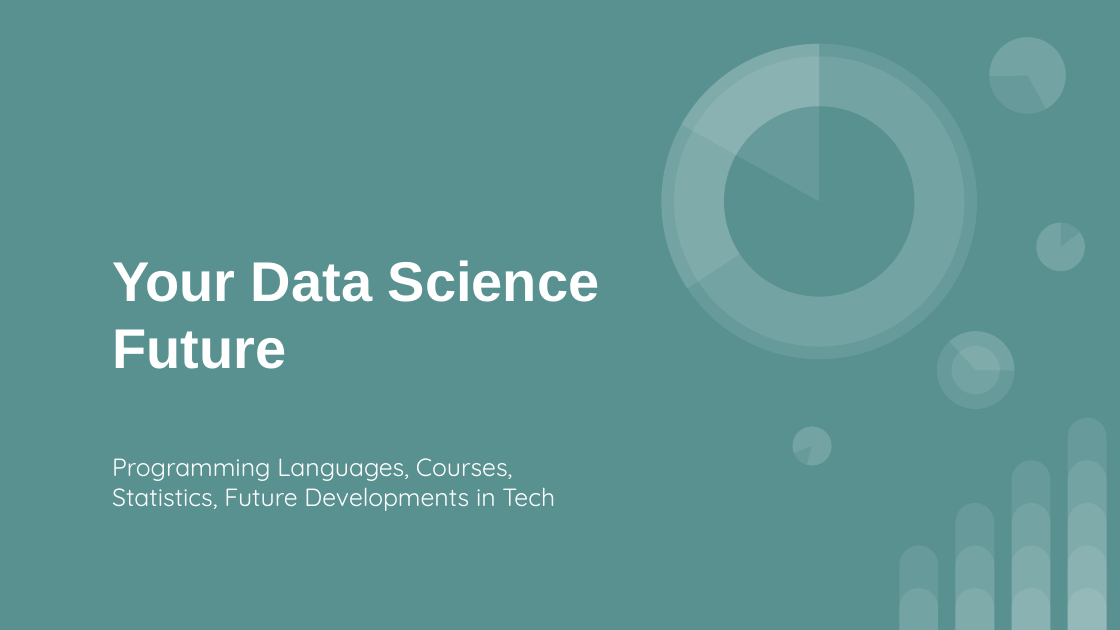
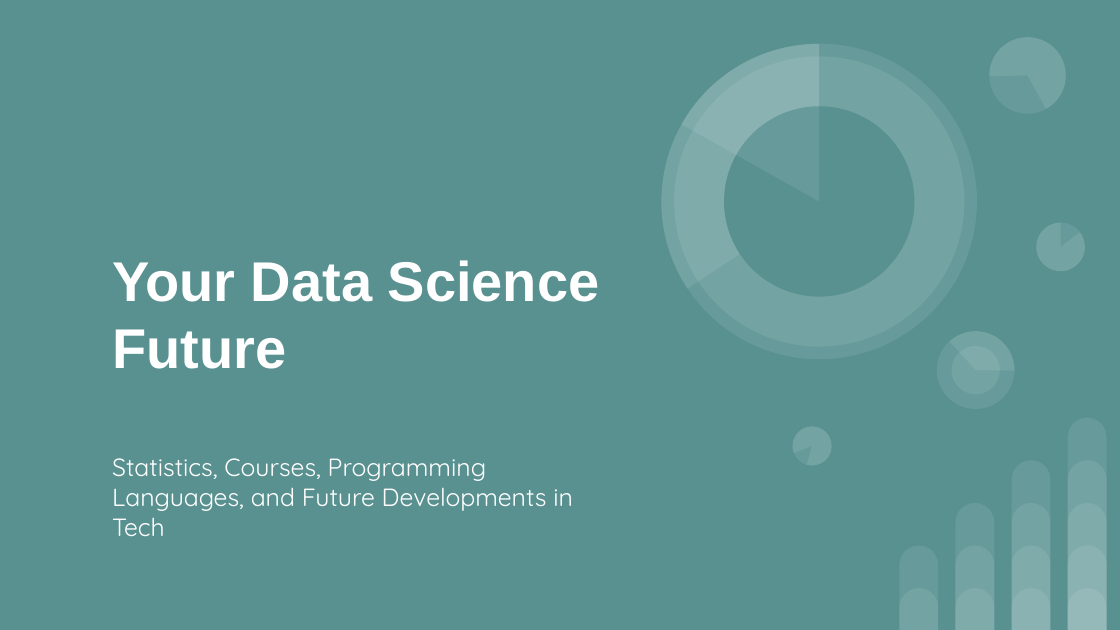
Before and after one commit to NolanSmithSolutions/Course, a slide deck: slide 1 of FutureApps/Your Data Science Future.pptx. Drawn at 1120x630 pixels with LibreOffice and Linux fonts; fonts in the diff are those of the drawing. Boxes give left, top, right and bottom in pixels: in the first picture for what was removed or moved away, otherwise in the second. Text is boxed around its words. In the diff, an @@ line names an element or a change of style, - is before the commit and + after.

```diff
--- a/FutureApps/Your Data Science Future.pptx
+++ b/FutureApps/Your Data Science Future.pptx
@@ subtitle at box(112, 458, 573, 536): text changed @@
-Programming Languages, Courses, Statistics, Future Developments in Tech
+Statistics, Courses, Programming Languages, and Future Developments in Tech
```
Also in this commit, not shown: 10 other slides changed, 7 slides added, 6 slides removed, 2 other files.
